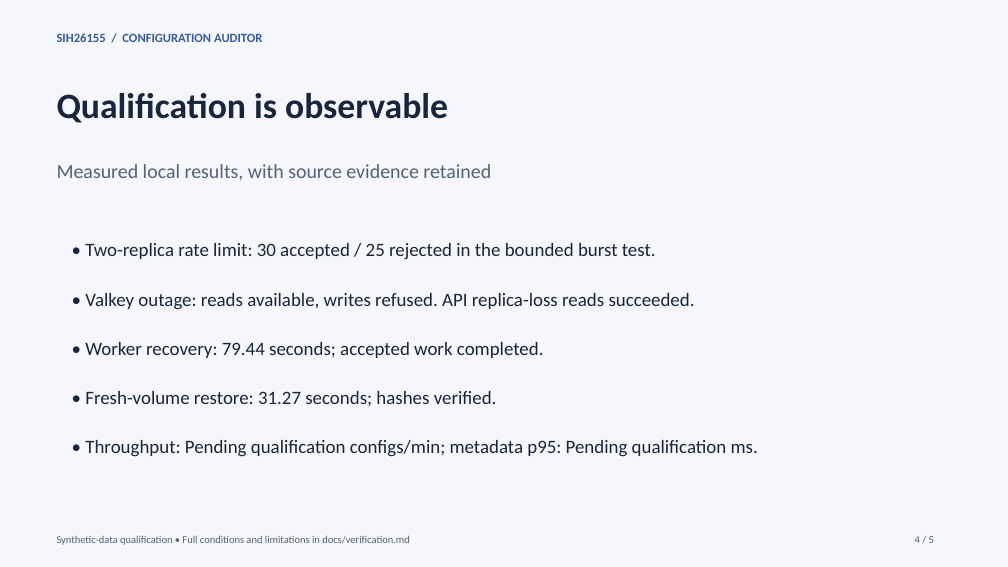
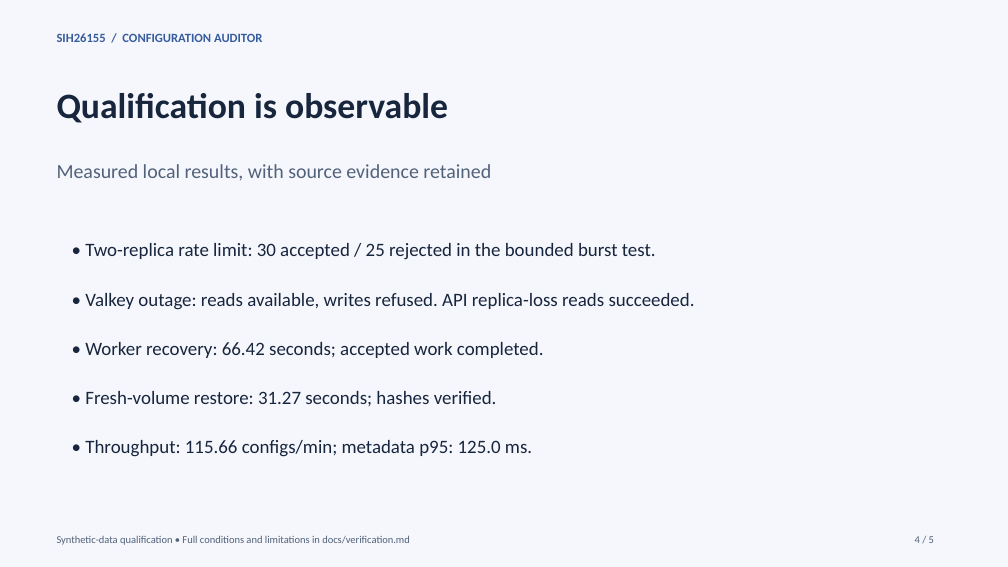
Before and after one commit to Aj242005/tp-26, a slide deck: slide 4 of docs/deliverables/technical-presentation.pptx. Drawn at 1008x567 pixels with LibreOffice and Linux fonts; fonts in the diff are those of the drawing. Boxes give left, top, right and bottom in pixels: in the first picture for what was removed or moved away, otherwise in the second. Text is boxed around its words. In the diff, an @@ line names an element or a change of style, - is before the commit and + after.

```diff
--- a/docs/deliverables/technical-presentation.pptx
+++ b/docs/deliverables/technical-presentation.pptx
@@ text at [85,342,544,358]: text changed @@
-• Worker recovery: 79.44 seconds; accepted work completed.
+• Worker recovery: 66.42 seconds; accepted work completed.
@@ text at [85,440,532,457]: text changed @@
-• Throughput: Pending qualification configs/min; metadata p95: Pending qualification ms.
+• Throughput: 115.66 configs/min; metadata p95: 125.0 ms.
```
Also in this commit, not shown: 30 other files.
